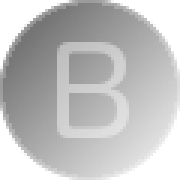
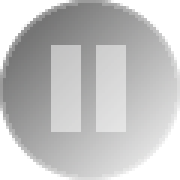
Two versions of the same layered image (180px x 180px). Layer-by-layer changes:
added layer "Layer #4" (50%) above "Layer #3" over [96, 45, 126, 132]
added layer "Layer #3" (50%) above "B" over [51, 45, 81, 132]
hid "B" over [57, 42, 129, 138]
